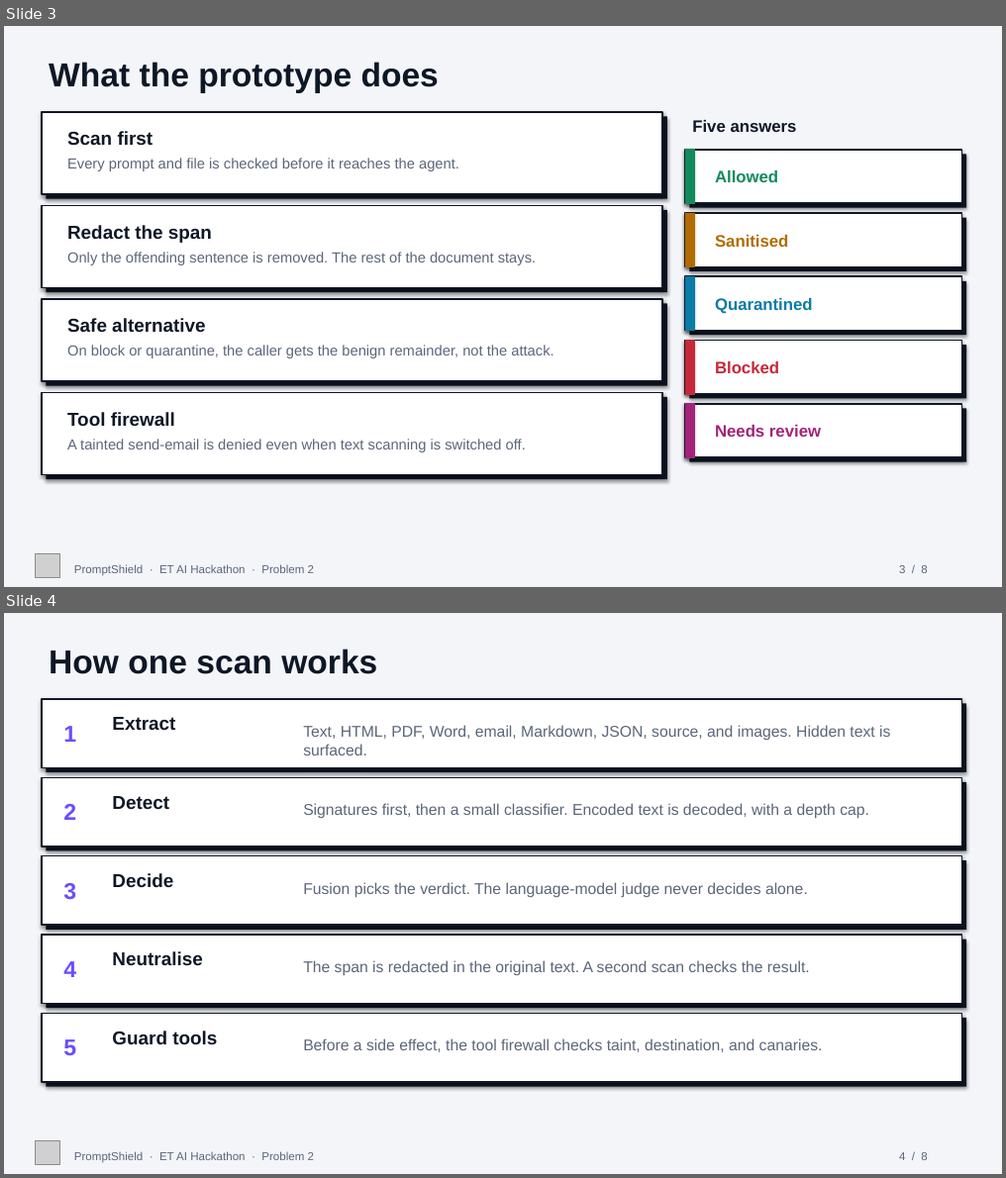
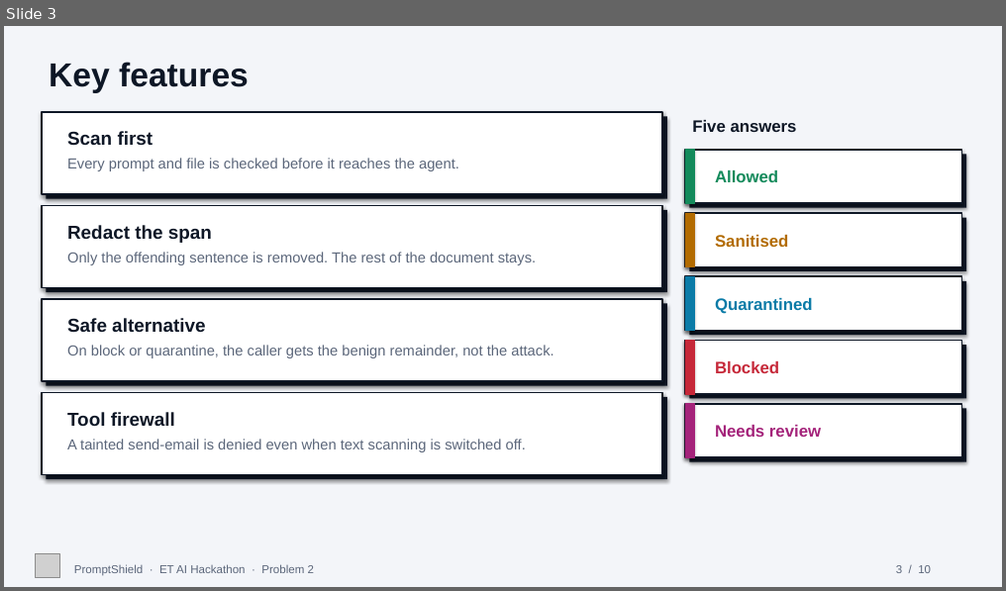
Before and after one commit to Sohamsurve/PromptShield, a slide deck: docs/pitch/PromptShield_pitch.pptx. Shown one above the other, each under a label of ours: slides 3 and 4 before the commit, slide 3 after it. The pictures are 1006x1178 and 1006x591 pixels, drawn with LibreOffice and Linux fonts; fonts in the diff are those of the drawing; grey boxes stand for pictures. Boxes give left, top, right and bottom in pixels: in the first picture for what was removed or moved away, otherwise in the second. Text is boxed around its words. In the diff, an @@ line names an element or a change of style, - is before the commit and + after.

```diff
--- a/docs/pitch/PromptShield_pitch.pptx
+++ b/docs/pitch/PromptShield_pitch.pptx
@@ slide 4 removed at (x1=4, y1=613, x2=1002, y2=1174), background #FFFFFF @@
@@ rectangle removed at (x1=4, y1=613, x2=1002, y2=1174) @@
@@ text removed at (x1=49, y1=649, x2=377, y2=674) @@
-How one scan works
@@ rectangle removed at (x1=42, y1=699, x2=962, y2=768) @@
@@ rectangle removed at (x1=46, y1=703, x2=966, y2=772) @@
@@ text removed at (x1=63, y1=726, x2=76, y2=742) @@
-1
@@ text removed at (x1=112, y1=717, x2=175, y2=730) @@
-Extract
@@ text removed at (x1=303, y1=725, x2=890, y2=756) @@
-Text, HTML, PDF, Word, email, Markdown, JSON, source, and images. Hidden text is surfaced.
@@ rectangle removed at (x1=42, y1=777, x2=962, y2=847) @@
@@ rectangle removed at (x1=46, y1=782, x2=966, y2=851) @@
@@ text removed at (x1=63, y1=804, x2=76, y2=820) @@
-2
@@ text removed at (x1=112, y1=796, x2=169, y2=809) @@
-Detect
@@ text removed at (x1=303, y1=803, x2=869, y2=819) @@
-Signatures first, then a small classifier. Encoded text is decoded, with a depth cap.
@@ rectangle removed at (x1=42, y1=857, x2=962, y2=925) @@
@@ rectangle removed at (x1=46, y1=861, x2=966, y2=930) @@
@@ text removed at (x1=112, y1=873, x2=173, y2=887) @@
-Decide
@@ text removed at (x1=63, y1=883, x2=76, y2=900) @@
-3
@@ text removed at (x1=303, y1=882, x2=808, y2=898) @@
-Fusion picks the verdict. The language-model judge never decides alone.
@@ rectangle removed at (x1=42, y1=935, x2=962, y2=1004) @@
@@ rectangle removed at (x1=46, y1=940, x2=966, y2=1008) @@
@@ text removed at (x1=63, y1=961, x2=76, y2=977) @@
-4
@@ text removed at (x1=112, y1=952, x2=202, y2=965) @@
-Neutralise
@@ text removed at (x1=303, y1=960, x2=810, y2=976) @@
-The span is redacted in the original text. A second scan checks the result.
@@ rectangle removed at (x1=42, y1=1014, x2=962, y2=1082) @@
@@ rectangle removed at (x1=46, y1=1018, x2=966, y2=1087) @@
@@ text removed at (x1=63, y1=1040, x2=76, y2=1056) @@
-5
@@ text removed at (x1=112, y1=1031, x2=217, y2=1046) @@
-Guard tools
@@ text removed at (x1=303, y1=1039, x2=823, y2=1053) @@
-Before a side effect, the tool firewall checks taint, destination, and canaries.
@@ picture removed at (x1=36, y1=1141, x2=59, y2=1164) @@
@@ text removed at (x1=74, y1=1152, x2=314, y2=1163) @@
-PromptShield · ET AI Hackathon · Problem 2
@@ text removed at (x1=899, y1=1153, x2=927, y2=1160) @@
-4 / 8
@@ slide 3 changed as well @@
@@ text at (x1=49, y1=62, x2=249, y2=93): text changed @@
-What the prototype does
+Key features
@@ text at (x1=896, y1=566, x2=931, y2=573): text changed @@
-3 / 8
+3 / 10
```
Also in this commit, not shown: 6 other slides changed, 3 slides added, 5 other files.
